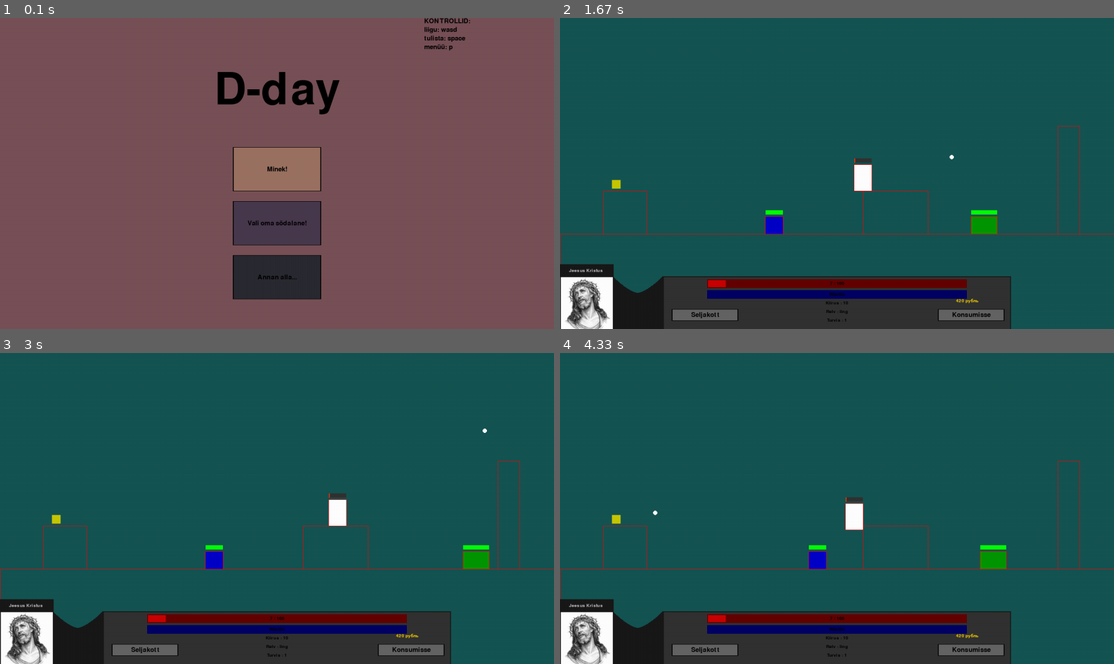
Above: before the commit, frames 1-4 (two rows, left to right).
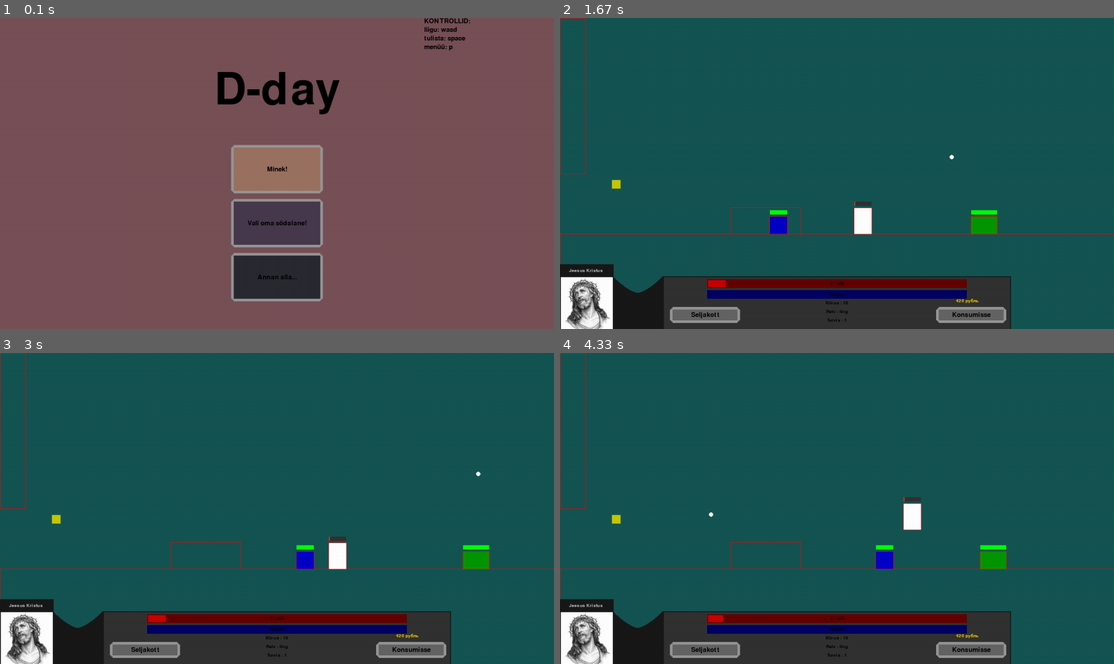
Above: after the commit, the same moments.

Repository: KarupoegPuhh/2020-projekt
Game: pygame game, started from MAIN.py
The game is run twice, just before and just after one commit, with the same random seed, the same clock (stepped at 60 frames per second) and the same inputs.
Inputs (mouse positions are in pixels of both pictures, inside the frame that each line leads up to):
- Up to frame 1 (0.1 s): no input
- Up to frame 2 (1.67 s): press the mouse at (814, 185) at 0.37 s; move the mouse to (914, 176) at 0.47 s; release the mouse at (1014, 164) at 0.6 s; press the mouse at (814, 185) at 0.7 s; move the mouse to (748, 185) at 0.8 s; release the mouse at (687, 182) at 0.93 s; tap Space at 1, 1.4 s; hold D from 1.33 s (still down)
- Up to frame 3 (3 s): tap Space at 1.7, 1.9, 2.23, 2.53, 2.73 s; release D at 1.8 s; hold W 1.83-2.13 s; hold D 2.17-2.63 s; hold A from 2.67 s (still down)
- Up to frame 4 (4.33 s): tap Space at 3.03, 3.3, 3.6, 3.73, 4.13 s; release A at 3.2 s; hold A 3.23-3.63 s; hold W 3.67-4.03 s; hold D from 4.07 s (still down)

The runs differ from the first frame. In frame 1, 1.3% of the frame differs, in the area x 41-59%, y 40-92%; in frame 2, 1.8%; in frame 3, 2.2%; in frame 4, 2.3%, in the area x 0-94%, y 0-99%.

Commit message:
nupp upgrade

Diff:
--- a/abi.py
+++ b/abi.py
@@ -86,7 +86,12 @@
     #    nupp_hover.play()
     if x + laius > mouse[0] > x and y + kõrgus > mouse[1] > y:
         #hoverib = True
-        pg.draw.rect(aken, värv_tuhm, (x, y, laius, kõrgus))
+        pg.draw.rect(aken, (0,0,0), (x-2, y-2, laius+6, kõrgus+6))
+        pg.draw.rect(aken, (0,0,0), (x+1, y-5, laius, kõrgus+12))
+        pg.draw.rect(aken, (0,0,0), (x-5, y+1, laius+12, kõrgus))
+        pg.draw.rect(aken, (150,150,150), (x-5, y-5, laius+6, kõrgus+6))
+        pg.draw.rect(aken, (150,150,150), (x-2, y-8, laius, kõrgus+12))
+        pg.draw.rect(aken, (150,150,150), (x-8, y-2, laius+12, kõrgus))
         pg.draw.rect(aken, värv_hele, (x-2, y-2, laius, kõrgus))
         hiir_vabastatud = False
         if hiir_all and not click[0]:
@@ -97,7 +102,9 @@
             action()
 
     else:
-        pg.draw.rect(aken, (0,0,0), (x-2, y-1, laius+4, kõrgus+2))
+        pg.draw.rect(aken, (150,150,150), (x-3, y-3, laius+6, kõrgus+6))
+        pg.draw.rect(aken, (150,150,150), (x, y-6, laius, kõrgus+12))
+        pg.draw.rect(aken, (150,150,150), (x-6, y, laius+12, kõrgus))
         pg.draw.rect(aken, värv_tuhm, (x, y, laius, kõrgus))
         #hoverib = False
     textSurf, textRect = text_objects(text, smallText)
--- a/ekraanid.py
+++ b/ekraanid.py
@@ -5,10 +5,12 @@
 
 def screenide_loomine():
     return {
-        -1:[],
-        0:[Põrand(100,200,400,500),Põrand(700,850,400,500),Põrand(750+400,800+400,250,500)],
-        1:[Põrand(410,800+400,250,500),Põrand(100,400,400,500),Põrand(700,720,600,500)],
-        2:[]
+        -1:[Põrand(-18,1296,500,743)],
+        0:[Põrand(-17,1296,500,738),Põrand(394,556,438,500),Põrand(0,59,0,360)],
+        1:[Põrand(-23,1296,500,740)],
+        2:[Põrand(0,1280,500,720),Põrand(818,1112,0,37),Põrand(194,1081,396,500),Põrand(341,991,303,396),Põrand(513,904,217,303),Põrand(618,818,136,217)],
+        3:[Põrand(153,224,432,503),Põrand(506,576,424,500),Põrand(826,1213,427,500),Põrand(0,1280,500,720)],
+        4:[Põrand(81,168,423,500),Põrand(353,461,409,500),Põrand(933,1037,409,500),Põrand(0,1280,500,720),Põrand(1232,1280,0,500)]
         }
 
 def vastaste_loomine():
